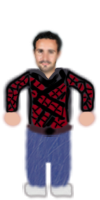
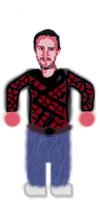
The second 100×200 image is a revision of the first. Changes to its layers:
added layer "Dr_Abstraktor_portrait" above "Head" over (15, 13, 76, 84)
hid "Head" (1st of 2) over (29, 28, 64, 82)
painted on "Arm1 copy" over (4, 110, 21, 128)
painted on "Arm1" over (78, 110, 96, 128)
